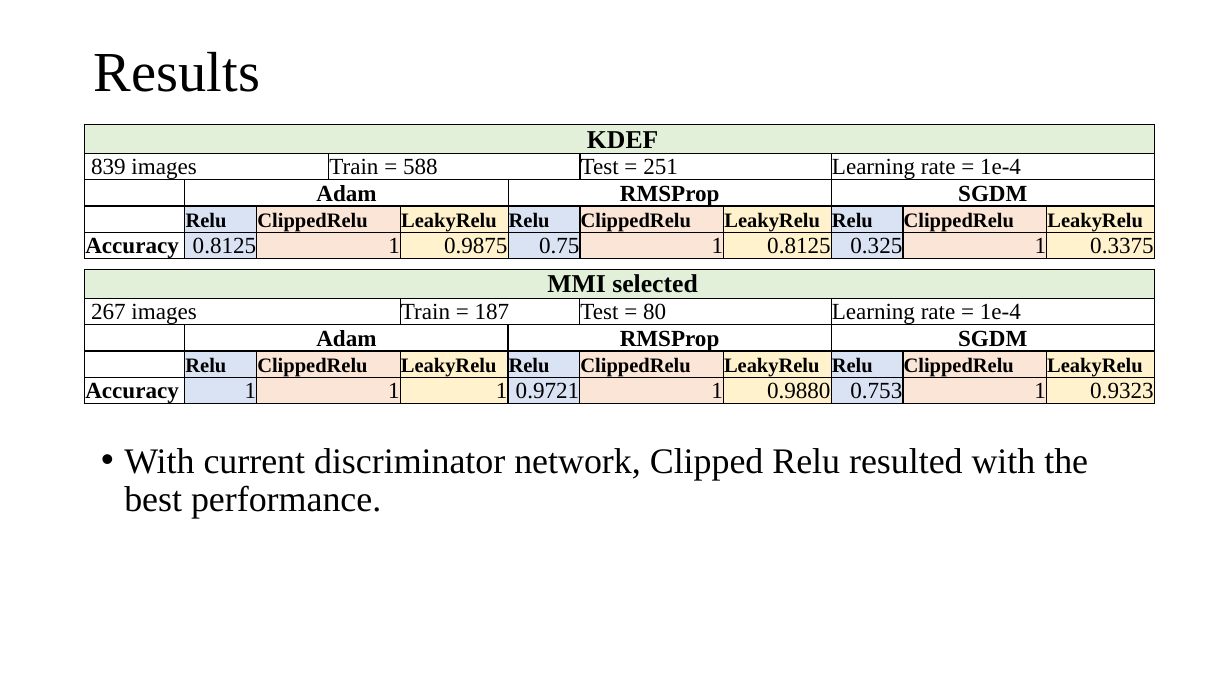
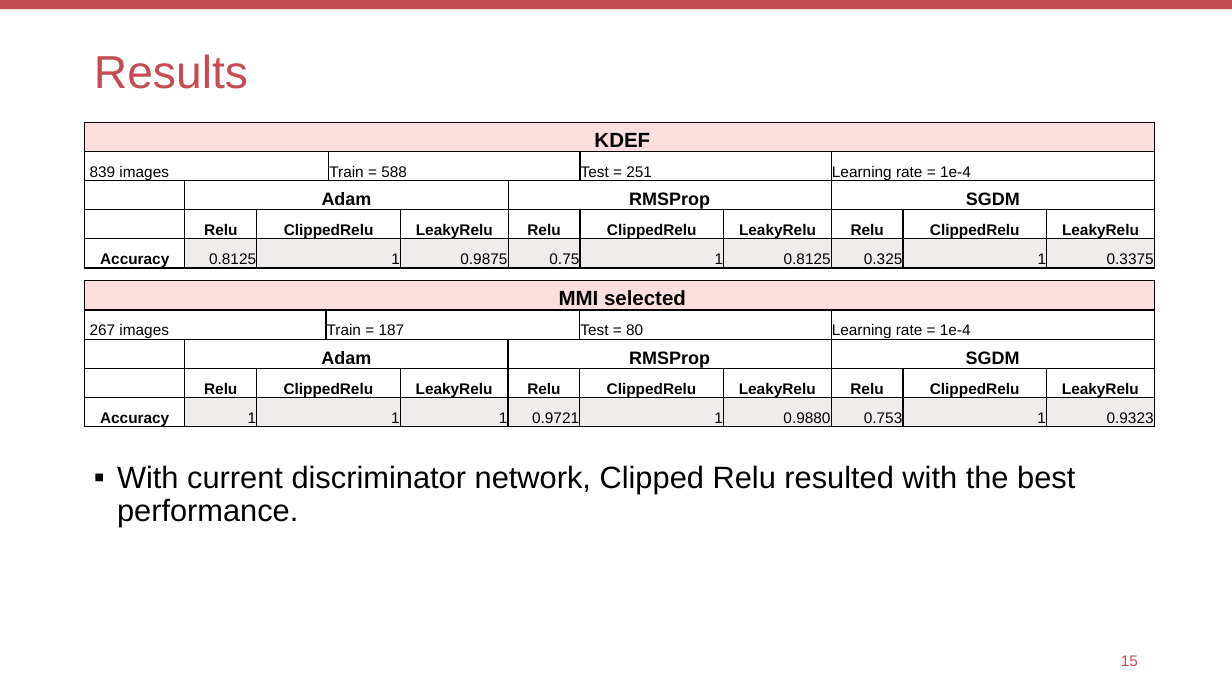
Before and after one commit to KevSr/GAN-study, a slide deck: slide 16 of GAN and MoG/FER and GANs.pptx. Drawn at 1232x693 pixels with LibreOffice and Linux fonts; fonts in the diff are those of the drawing. Boxes give left, top, right and bottom in pixels: in the first picture for what was removed or moved away, otherwise in the second. Text is boxed around its words. In the diff, an @@ line names an element or a change of style, - is before the commit and + after.

Commit message:
changed font and template

```diff
--- a/GAN and MoG/FER and GANs.pptx
+++ b/GAN and MoG/FER and GANs.pptx
@@ rectangle added at (x1=0, y1=0, x2=1232, y2=9), fill #C54C52 @@
@@ title "Results" at (x1=94, y1=54, x2=248, y2=89): size 44 to 36 pt, font Times New Roman to Arial, text colour #000000 to #C54C52 @@
@@ table at (x1=85, y1=123, x2=1156, y2=272) @@
@@ fill #E2F0D9 to #FCDEDE in row 1, column 1 @@
@@ fill #DAE3F3 to #FFFFFF in 3 cells @@
@@ fill #FBE5D6 to #FFFFFF in 3 cells @@
@@ fill #FFF2CC to #FFFFFF in 3 cells @@
@@ fill none to #FFFFFF in row 5, column 1 @@
@@ fill #DAE3F3 to #F1ECEC in 3 cells @@
@@ fill #FBE5D6 to #F1ECEC in 3 cells @@
@@ fill #FFF2CC to #F1ECEC in 3 cells @@
@@ size 20 to 16 pt in "KDEF" @@
@@ font Times New Roman to Arial @@
@@ size 18 to 12 pt in "839 images", "Train = 588", "Test = 251", "Learning rate = 1e-4" and 10 more places @@
@@ size 18 to 14 pt in "Adam", "RMSProp", "SGDM" @@
@@ size 16 to 12 pt in "Relu", "ClippedRelu", "LeakyRelu", "Relu" and 5 more places @@
@@ alignment left to centre @@
@@ table at (x1=85, y1=281, x2=1155, y2=430) @@
-column 4:  | Train = 187 |  | LeakyRelu | 1
+column 4:  | Train = 187 |  |  | 
+column 5:  |  |  | LeakyRelu | 1
@@ table resized from (x1=85, y1=270, x2=1155, y2=415) to (x1=85, y1=281, x2=1155, y2=430) @@
@@ text "With current discriminator network, Clipped ..." moved from (x1=124, y1=448, x2=1088, y2=519) to (x1=117, y1=465, x2=1075, y2=527) @@
@@ text "With current discriminator network, Clipped ..." at (x1=117, y1=465, x2=1075, y2=527): size 28 to 24 pt, font Times New Roman to Arial; bullet • to ▪ @@
@@ page number added at (x1=1121, y1=655, x2=1138, y2=666), 12 pt, text #C54C52 @@
+15
```
Also in this commit, not shown: 15 other slides changed.
